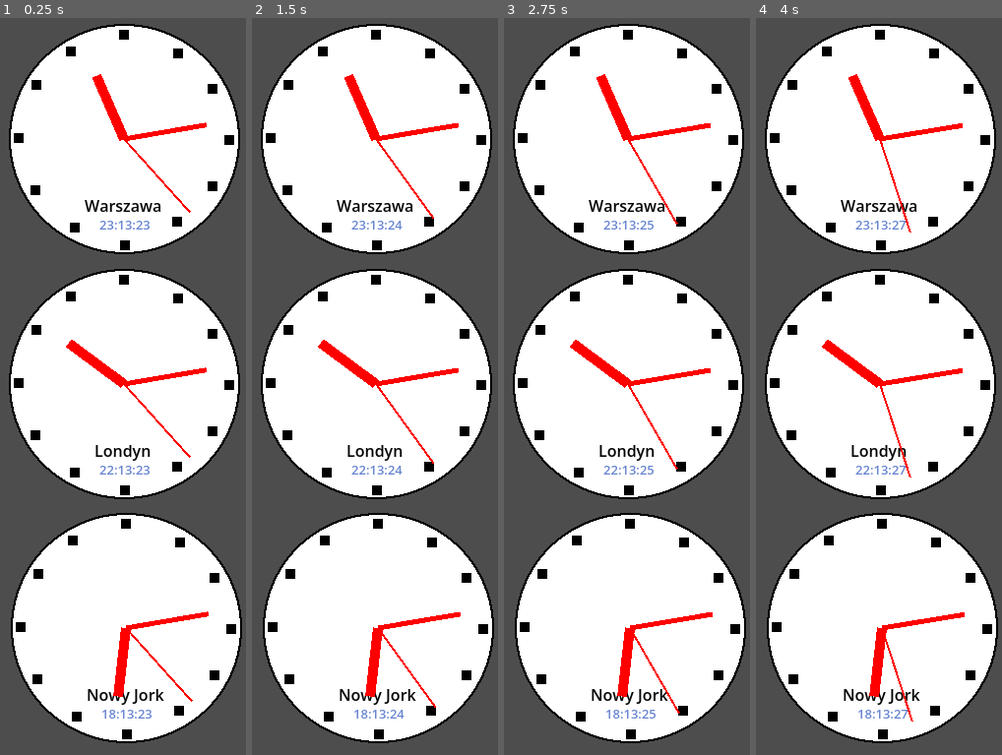
Above: before the commit, frames 1-4 (left to right).
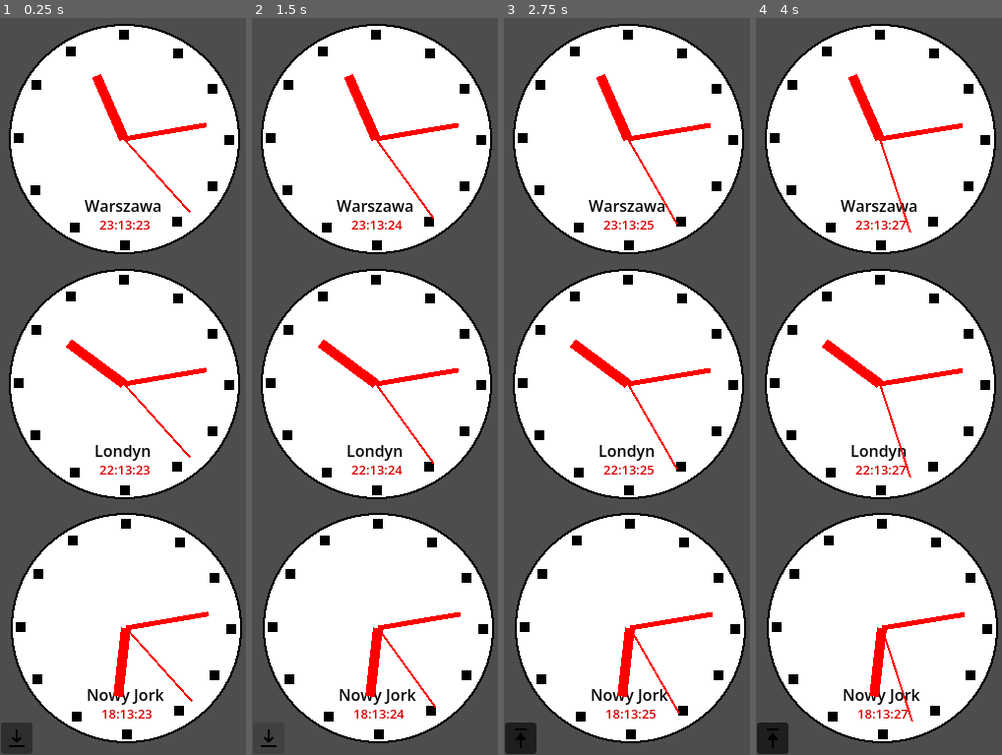
Above: after the commit, the same moments.

Repository: maxzuraw/clocks
Game: Godot game, scene res://sceny/start_page.tscn
Two runs of this game, one before a commit and one after it. Both use one fixed random seed, a clock stepped at 60 frames per second and the inputs below.
Inputs (mouse positions are in pixels of both pictures, inside the frame that each line leads up to):
- Up to frame 1 (0.25 s): no input
- Up to frame 2 (1.5 s): click (269, 740) at 0.52 s; click (269, 740) at 1.27 s
- Up to frame 3 (2.75 s): click (521, 740) at 2.02 s
- Up to frame 4 (4 s): tap Enter at 2.75 s; tap Space at 3.5 s

The runs differ from the first frame. In frame 1, 0.9% of the frame differs, in the area x 0-62%, y 27-100%; in frame 2, 0.4%; in frame 3, 0.9%; in frame 4, 0.9%.

Commit message:
Dodanie funkcji, że okno z zegarami jest zawsze on top, no i dodanie guzika, który to obsługuje

Diff:
--- /dev/null
+++ b/icons/on_top.svg
@@ -0,0 +1,5 @@
+<svg xmlns="http://www.w3.org/2000/svg" fill="none" viewBox="0 0 24 24" height="24" width="24">
+  <g id="triangle-arrow-to-top-fill">
+    <path id="Union" fill="#000000" d="m12.8086 6.91211 4 5.49999L17.9639 14H13v8h-2v-8H6.03613l1.15528 -1.5879 3.99999 -5.49999L12 5.7998zM18 4H6V2h12z" stroke-width="1"></path>
+  </g>
+</svg>
--- a/sceny/default_clock.tscn
+++ b/sceny/default_clock.tscn
@@ -44,7 +44,7 @@
 offset_top = 202.0
 offset_right = 161.0
 offset_bottom = 225.0
-theme_override_colors/font_color = Color(0.40784314, 0.52156866, 0.81960785, 1)
+theme_override_colors/font_color = Color(0.85882354, 0, 0, 1)
 theme_override_colors/font_outline_color = Color(0, 0, 0, 1)
 theme_override_font_sizes/font_size = 13
 text = "00:00:00"
--- a/sceny/start_page.tscn
+++ b/sceny/start_page.tscn
@@ -3,6 +3,9 @@
 [ext_resource type="Script" uid="uid://yuaow0ubryjf" path="res://menu/menu_bar.gd" id="1_1wwd3"]
 [ext_resource type="PackedScene" uid="uid://dhgjpmy4cy2yp" path="res://menu/show_hide_menu_button.tscn" id="2_xb4vu"]
 [ext_resource type="PackedScene" uid="uid://cpx08jw5i8bf7" path="res://sceny/default_clock.tscn" id="3_xb4vu"]
+[ext_resource type="Script" uid="uid://wvm2ov13twph" path="res://sceny/toggle_always_on_top_button.gd" id="4_ar7lk"]
+[ext_resource type="Texture2D" uid="uid://dvg841dhygb77" path="res://icons/on_top.svg" id="5_u2xb5"]
+[ext_resource type="Texture2D" uid="uid://15n4jm8fpbxt" path="res://icons/on_bottom.png" id="6_pwf3u"]
 
 [node name="ClocksMainPage" type="Node2D" unique_id=828434851]
 
@@ -56,4 +59,16 @@
 location = "Nowy Jork"
 zone = "America/New_York"
 
+[node name="ToggleAlwaysOnTopButton" type="Button" parent="." unique_id=546265119]
+offset_left = 1.0
+offset_top = 717.0
+offset_right = 33.0
+offset_bottom = 749.0
+toggle_mode = true
+icon = ExtResource("6_pwf3u")
+script = ExtResource("4_ar7lk")
+onTopIcon = ExtResource("5_u2xb5")
+onBottomIcon = ExtResource("6_pwf3u")
+
 [connection signal="toggled" from="ShowHideMenu" to="MenuBar" method="_on_show_hide_menu_toggled"]
+[connection signal="toggled" from="ToggleAlwaysOnTopButton" to="ToggleAlwaysOnTopButton" method="_on_toggled"]
--- /dev/null
+++ b/sceny/toggle_always_on_top_button.gd
@@ -0,0 +1,22 @@
+extends Button
+
+@export var onTopIcon: Texture2D
+@export var onBottomIcon: Texture2D
+
+
+# Called when the node enters the scene tree for the first time.
+func _ready() -> void:
+	_on_toggled(button_pressed)
+
+
+# Called every frame. 'delta' is the elapsed time since the previous frame.
+func _process(delta: float) -> void:
+	pass
+
+func _on_toggled(toggled_on: bool) -> void:
+	if toggled_on:
+		icon = onTopIcon
+		DisplayServer.window_set_flag(DisplayServer.WINDOW_FLAG_ALWAYS_ON_TOP, true)
+	else :
+		icon = onBottomIcon
+		DisplayServer.window_set_flag(DisplayServer.WINDOW_FLAG_ALWAYS_ON_TOP, false)
Binary file added: icons/on_bottom.png
Not shown, added: icons/on_bottom.png.import
Not shown, added: icons/on_top.svg.import
Not shown, added: sceny/toggle_always_on_top_button.gd.uid
